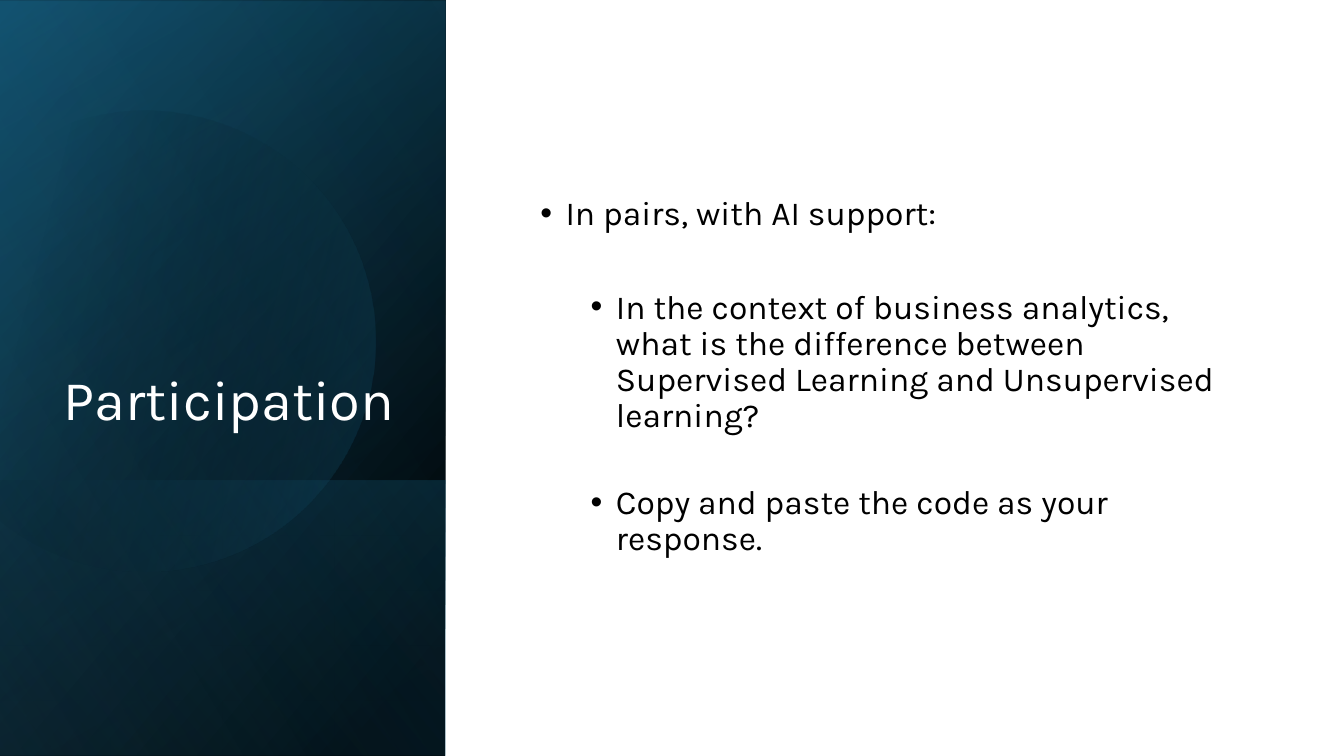
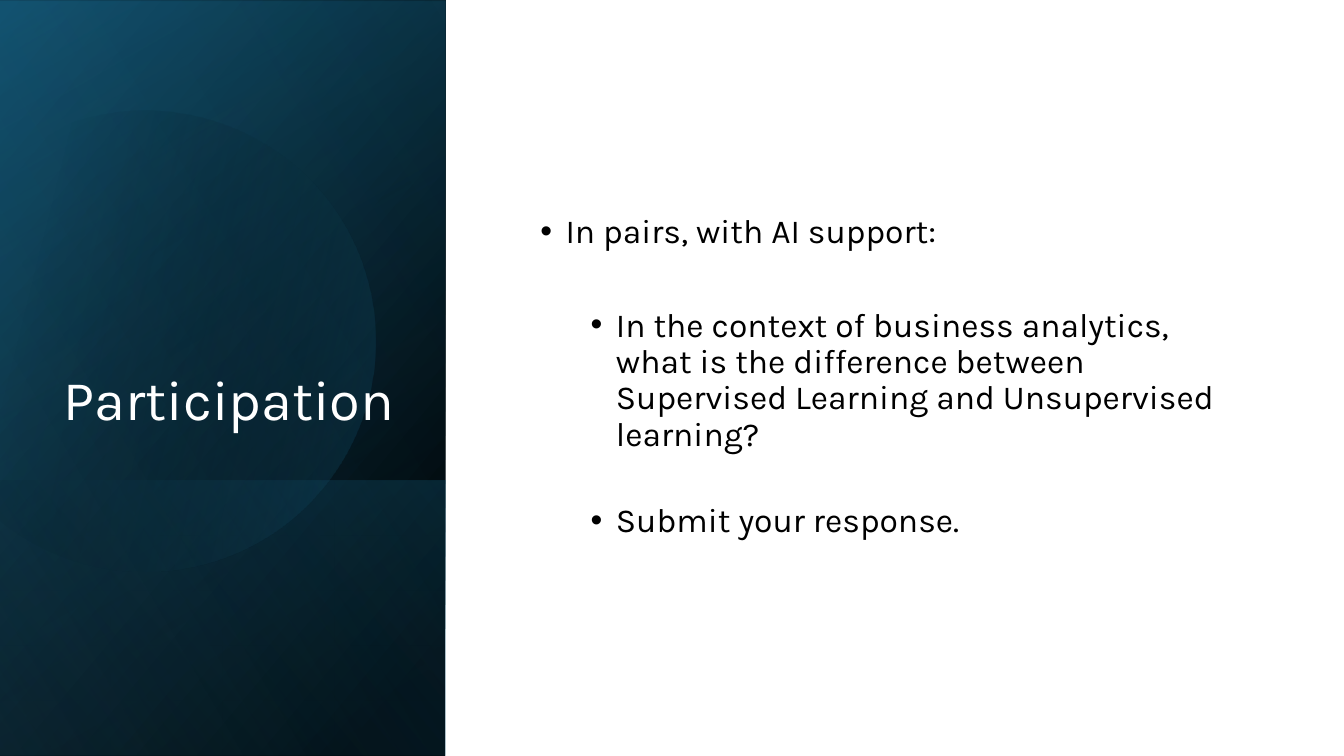
Before and after one commit to davi-moreira/2025F_data_mining_lab_purdue_MGMT173, a slide deck: slide 3 of lecture_slides/06_supervised_learning_regression/_in_class_participation/06_supervised_learning_regression.pptx. Drawn at 1344x756 pixels with LibreOffice and Linux fonts; fonts in the diff are those of the drawing. Boxes give left, top, right and bottom in pixels: in the first picture for what was removed or moved away, otherwise in the second. Text is boxed around its words. In the diff, an @@ line names an element or a change of style, - is before the commit and + after.

```diff
--- a/lecture_slides/06_supervised_learning_regression/_in_class_participation/06_supervised_learning_regression.pptx
+++ b/lecture_slides/06_supervised_learning_regression/_in_class_participation/06_supervised_learning_regression.pptx
@@ text at (x1=616, y1=509, x2=959, y2=541): text changed @@
-  • Copy and paste the code as your response.
+  • Submit your response.
```
Also in this commit, not shown: 1 other slide changed, 10 other files.
